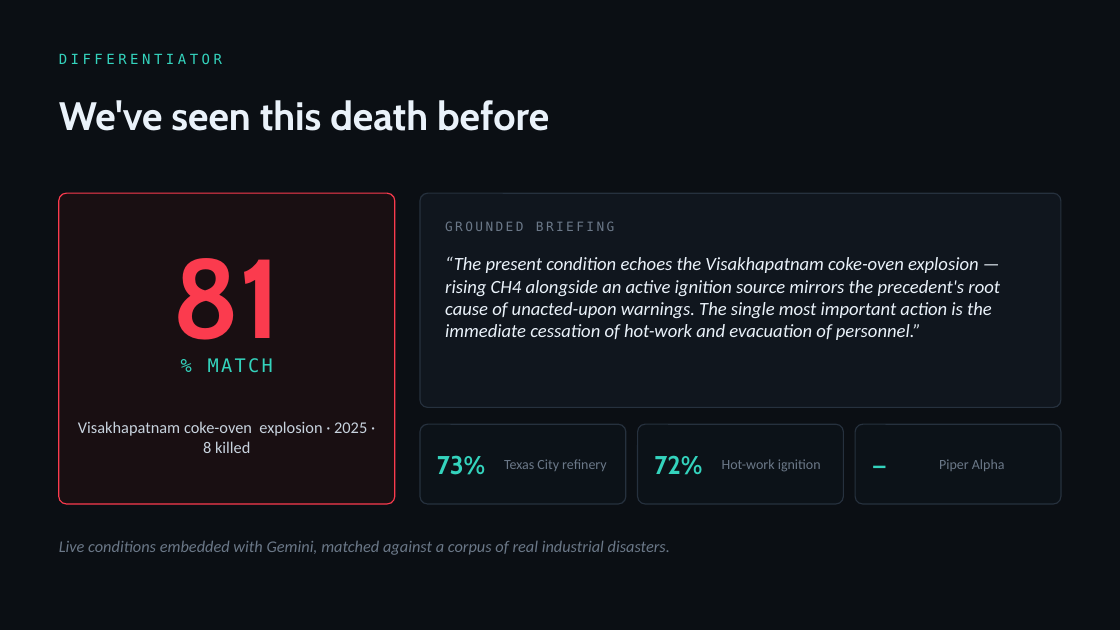
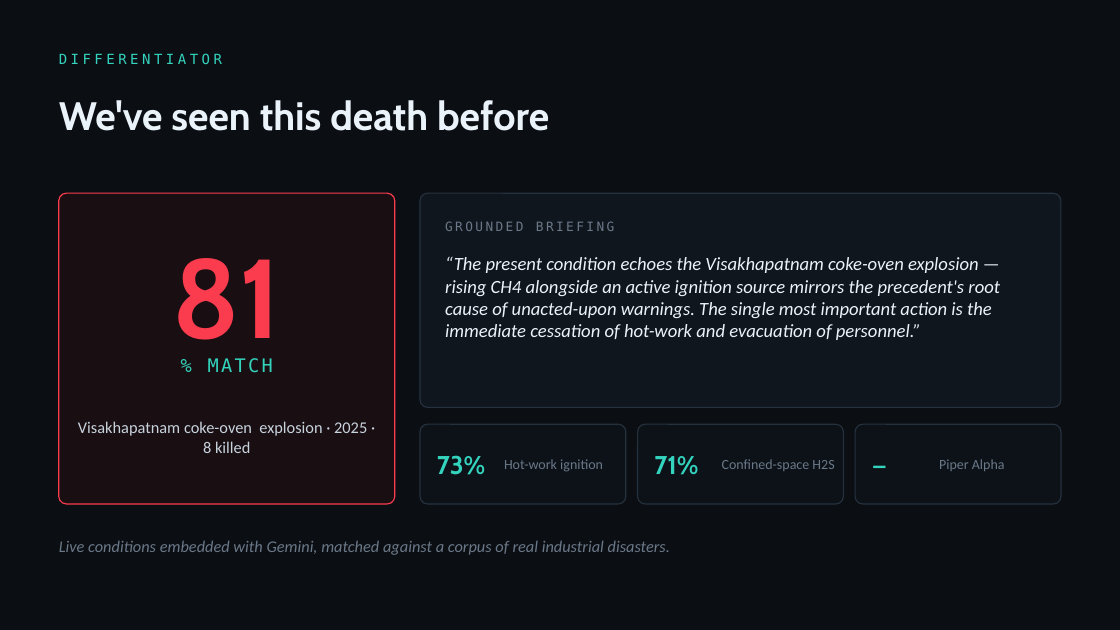
Before and after one commit to SaudSatopay/trinetra, a slide deck: slide 6 of docs/Trinetra_Deck.pptx. Drawn at 1120x630 pixels with LibreOffice and Linux fonts; fonts in the diff are those of the drawing. Boxes give left, top, right and bottom in pixels: in the first picture for what was removed or moved away, otherwise in the second. Text is boxed around its words. In the diff, an @@ line names an element or a change of style, - is before the commit and + after.

```diff
--- a/docs/Trinetra_Deck.pptx
+++ b/docs/Trinetra_Deck.pptx
@@ text at [504,459,603,472]: text changed @@
-Texas City refinery
+Hot-work ignition
@@ text at [654,456,698,475]: text changed @@
-72%
+71%
@@ text at [722,459,834,471]: text changed @@
-Hot-work ignition
+Confined-space H2S
```
Also in this commit, not shown: 5 other slides changed, 7 other files.
